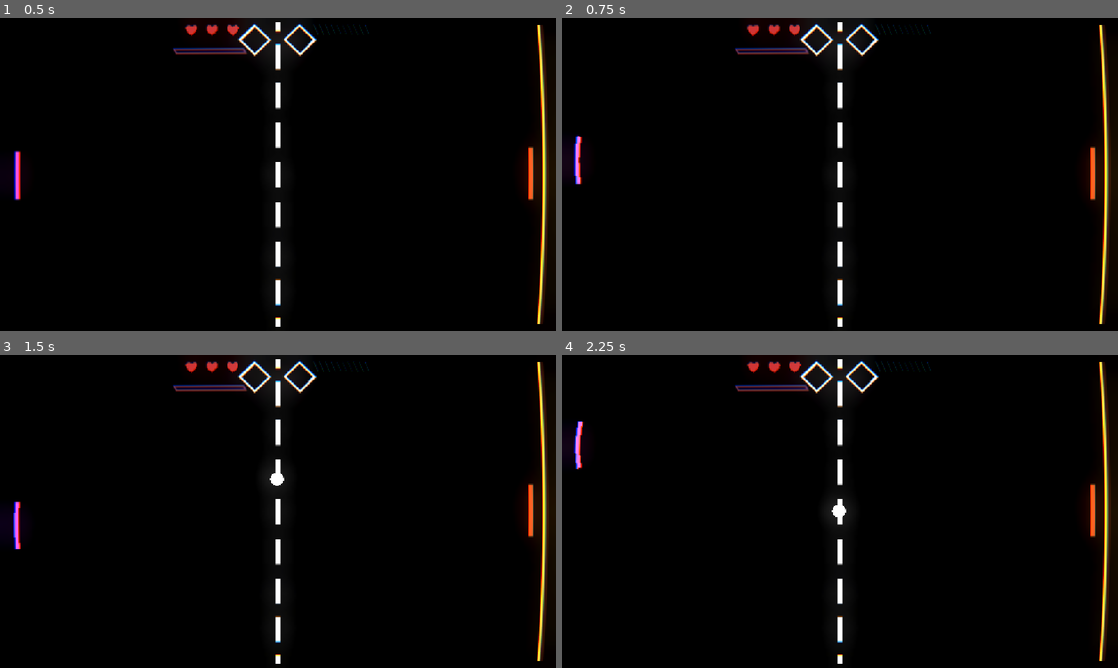
Above: before the commit, frames 1-4 (two rows, left to right).
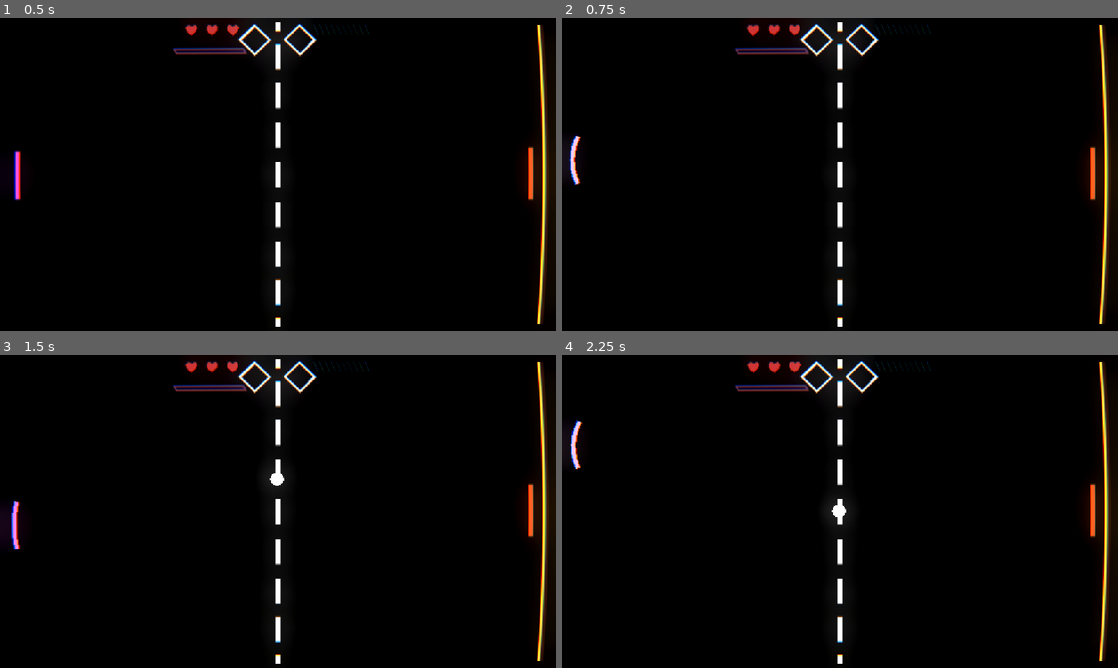
Above: after the commit, the same moments.

Repository: awesomness560/x-treme-pong
Game: Godot game, scene res://main.tscn
Same seed, same stepped clock (60 frames per second), same inputs: the game is played once before the commit and once after it. Sound files missing from this copy of the repository are replaced by a short silence.
Inputs (mouse positions are in pixels of both pictures, inside the frame that each line leads up to):
- Up to frame 1 (0.5 s): no input
- Up to frame 2 (0.75 s): tap Enter at 0.5 s; move the mouse to (962, 158) at 0.52 s; hold Shift (charge_up) from 0.53 s (still down); click (962, 158) at 0.67 s
- Up to frame 3 (1.5 s): move the mouse to (166, 527) at 1.27 s; release Shift (charge_up) at 1.28 s; hold S (paddle_down) from 1.28 s (still down); click (166, 527) at 1.42 s
- Up to frame 4 (2.25 s): tap Space at 2 s; move the mouse to (895, 442) at 2.02 s; release S (paddle_down) at 2.03 s; hold Shift (charge_up) from 2.03 s (still down); click (895, 442) at 2.17 s

Frame 1 is identical in both runs. In frame 2, 0.3% of the frame differs, in the area x 1-4%, y 37-54%; in frame 3, 0.2%; in frame 4, 0.3%.

Commit message:
Upgrades done

Diff:
--- a/Autoload/game_state.gd
+++ b/Autoload/game_state.gd
@@ -60,6 +60,25 @@
 ## Fires only on an actual hit (not on healing) — take_damage above is the
 ## boss/border's damage signal, this one is the player's.
 signal player_damaged
+## Dummy for now — nothing actually ends the game on this yet. Wherever a
+## hit would drop player_health to 0 or below should emit this instead of
+## (or alongside) whatever placeholder it does today; real game-over
+## behaviour hooks in here later.
+signal game_over
+
+## True until Last Stand consumes it to survive one lethal hit this run.
+var _last_stand_available := false
+
+func grant_last_stand() -> void:
+	_last_stand_available = true
+
+## Call wherever a hit is about to take player_health to 0 or below. Returns
+## true (and consumes the save) if that hit should be survived instead.
+func consume_last_stand() -> bool:
+	if not _last_stand_available:
+		return false
+	_last_stand_available = false
+	return true
 
 var ball: Ball
 var player: Paddle
@@ -69,6 +88,7 @@
 var cut_in : UltCutIn
 var ui : UI
 var border : Border
+var paddle_flex : PaddleFlex
 
 var combo_multiplier : float = 1.0
 var ball_ignited : bool = false
@@ -88,10 +108,31 @@
 ## Charge per second right now, smoothed. Drives the edge spark.
 var ult_rate := 0.0
 
-var player_health = 3 :
+## The run's current health cap. Second Wind's own heal cap and the "should
+## we offer it" check in upgrades_ui.gd both read this instead of a
+## hardcoded 3, so an upgrade like Glass Cannon can actually lower it.
+var max_player_health := 3
+
+var player_health = max_player_health :
 	set (value):
 		player_health = value
 		player_health_changed.emit()
 
+## Multiplies every point of damage dealt to the boss, from any source
+## (border hits, ult breaks, event-triggered upgrades like Combustion) —
+## see deal_damage() below. Upgrades that boost "all damage" raise this
+## instead of touching each damage source individually.
+var damage_multiplier := 1.0
+
+func deal_damage(amount: float) -> void:
+	take_damage.emit(amount * damage_multiplier)
+
+## Additive bonus applied to every new boss's base `skill`, and the
+## cumulative multiplier applied to every new border's base
+## `starting_health` — both grow every round via _scale_round() below.
+var boss_skill_bonus := 0.0
+var boss_health_multiplier := 1.0
+
 func _scale_round() -> void:
-	pass
+	boss_skill_bonus += 0.2
+	boss_health_multiplier *= 1.3
--- a/Autoload/upgrades.gd
+++ b/Autoload/upgrades.gd
@@ -16,14 +16,27 @@
 ## Every upgrade that can be rolled. Heal is deliberately not here — the UI
 ## spawns it directly instead of drawing it from the pool.
 const CATALOG : Array[Script] = [
-	preload("res://Upgrades/low_flashpoint.gd"),
-	preload("res://Upgrades/heavy_hand.gd"),
-	preload("res://Upgrades/higher_ceiling.gd"),
 	preload("res://Upgrades/kindle.gd"),
-	preload("res://Upgrades/unstable_combo.gd"),
+	preload("res://Upgrades/momentum.gd"),
+	preload("res://Upgrades/ricochet.gd"),
+	preload("res://Upgrades/combustion.gd"),
+	preload("res://Upgrades/wide_swing.gd"),
+	preload("res://Upgrades/glass_cannon.gd"),
+	preload("res://Upgrades/pierce.gd"),
+	preload("res://Upgrades/tough.gd"),
+	preload("res://Upgrades/fever.gd"),
+	preload("res://Upgrades/last_stand.gd"),
+	preload("res://Upgrades/refund.gd"),
+	preload("res://Upgrades/primed.gd"),
 ]
 
 const HEAL_SCRIPT : Script = preload("res://Upgrades/heal.gd")
+
+@export_group("Testing")
+## Forces this upgrade into the first slot of every roll (as long as it's
+## still in the pool), so you can pick it deliberately and verify it works.
+## The rest of the offer still rolls normally. Leave null for normal play.
+@export var force_upgrade : Script
 
 var _pool : Array[Script] = []
 
@@ -45,6 +58,11 @@
 func roll(count: int) -> Array[Script]:
 	var picks : Array[Script] = []
 	var available := _pool.duplicate()
+
+	if force_upgrade != null and available.has(force_upgrade):
+		picks.append(force_upgrade)
+		available.erase(force_upgrade)
+		count -= 1
 
 	for i in count:
 		if available.is_empty():
--- /dev/null
+++ b/Autoload/upgrades.tscn
@@ -0,0 +1,6 @@
+[gd_scene format=3 uid="uid://cnpnoptd1ess3"]
+
+[ext_resource type="Script" uid="uid://b32i7g47vnwr3" path="res://Autoload/upgrades.gd" id="1_gkdcr"]
+
+[node name="Upgrades" type="Node" unique_id=114319057]
+script = ExtResource("1_gkdcr")
--- a/Scripts/player_lose.gd
+++ b/Scripts/player_lose.gd
@@ -3,6 +3,15 @@
 
 
 func _on_body_entered(body: Node2D) -> void:
-	if body is Ball:
-		GameState.player_health -= 1
-		GameState.player_damaged.emit()
+	if not body is Ball:
+		return
+
+	var next_health : float = GameState.player_health - 1
+	if next_health <= 0 and GameState.consume_last_stand():
+		next_health = 1
+
+	GameState.player_health = next_health
+	GameState.player_damaged.emit()
+
+	if GameState.player_health <= 0:
+		GameState.game_over.emit()
--- a/UI/upgrades_ui.gd
+++ b/UI/upgrades_ui.gd
@@ -18,7 +18,7 @@
 	for card in get_children():
 		card.queue_free()
 
-	if GameState.player_health < 3:
+	if GameState.player_health < GameState.max_player_health:
 		_add_card(Upgrades.HEAL_SCRIPT)
 		for script in Upgrades.roll(2):
 			_add_card(script)
--- /dev/null
+++ b/Upgrades/combustion.gd
@@ -0,0 +1,21 @@
+class_name UpgradeCombustion
+extends Upgrade
+
+## Stays alive and reacts to ignition for the rest of the run, rather than
+## doing a one-shot stat change on pick.
+const ID := "combustion"
+const DISPLAY_NAME := "Combustion"
+const DESCRIPTION := "Igniting the ball instantly damages the border, scaled by speed."
+const CATEGORY := GameState.UPGRADE_CATAGORY.HEAT
+const RARITY := GameState.UPGRADE_RARITY.LEGENDARY
+const TAGS : Array[String] = ["ignition", "border", "damage"]
+
+const BASE_DAMAGE := 2.0
+
+func activate() -> void:
+	GameState.ball.ignited_changed.connect(_on_ignited_changed)
+
+func _on_ignited_changed(ignited: bool) -> void:
+	if not ignited:
+		return
+	GameState.deal_damage(BASE_DAMAGE * GameState.ball.get_speed_ratio())
--- /dev/null
+++ b/Upgrades/fever.gd
@@ -0,0 +1,30 @@
+class_name UpgradeFever
+extends Upgrade
+
+## Stays alive and reacts to health for the rest of the run, toggling its
+## own multiplicative contribution in and out so it stacks safely with
+## anything else touching GameState.damage_multiplier (e.g. Glass Cannon).
+const ID := "fever"
+const DISPLAY_NAME := "Fever"
+const DESCRIPTION := "At 1 HP, damage +150%."
+const CATEGORY := GameState.UPGRADE_CATAGORY.ENDURANCE
+const RARITY := GameState.UPGRADE_RARITY.RARE
+const TAGS : Array[String] = ["risk", "health", "damage"]
+
+const MULTIPLIER := 2.5 # +150%
+
+var _active := false
+
+func activate() -> void:
+	GameState.player_health_changed.connect(_on_health_changed)
+	_on_health_changed()
+
+func _on_health_changed() -> void:
+	var should_be_active : bool = true if GameState.player_health == 1 else false
+	if should_be_active == _active:
+		return
+	_active = should_be_active
+	if _active:
+		GameState.damage_multiplier *= MULTIPLIER
+	else:
+		GameState.damage_multiplier /= MULTIPLIER
--- /dev/null
+++ b/Upgrades/glass_cannon.gd
@@ -0,0 +1,15 @@
+class_name UpgradeGlassCannon
+extends Upgrade
+
+const ID := "glass_cannon"
+const DISPLAY_NAME := "Glass Cannon"
+const DESCRIPTION := "All damage +75%, max HP -1."
+const CATEGORY := GameState.UPGRADE_CATAGORY.STRIKE
+const RARITY := GameState.UPGRADE_RARITY.RARE
+const TAGS : Array[String] = ["risk", "damage", "health"]
+
+func activate() -> void:
+	GameState.damage_multiplier *= 1.75
+	GameState.max_player_health -= 1
+	# Current HP can't sit above the new, lower cap.
+	GameState.player_health = mini(GameState.player_health, GameState.max_player_health)
--- a/Upgrades/heal.gd
+++ b/Upgrades/heal.gd
@@ -11,4 +11,4 @@
 const TAGS : Array[String] = ["health"]
 
 func activate() -> void:
-	GameState.player_health = mini(GameState.player_health + 1, 3)
+	GameState.player_health = mini(GameState.player_health + 1, GameState.max_player_health)
--- a/Upgrades/heavy_hand.gd
+++ /dev/null
@@ -1,12 +0,0 @@
-class_name UpgradeHeavyHand
-extends Upgrade
-
-const ID := "heavy_hand"
-const DISPLAY_NAME := "Heavy Hand"
-const DESCRIPTION := "Smash damage multiplier +15%."
-const CATEGORY := GameState.UPGRADE_CATAGORY.STRIKE
-const RARITY := GameState.UPGRADE_RARITY.COMMON
-const TAGS : Array[String] = ["smash", "damage"]
-
-func activate() -> void:
-	GameState.ball.smash_factor *= 1.15
--- a/Upgrades/higher_ceiling.gd
+++ /dev/null
@@ -1,12 +0,0 @@
-class_name UpgradeHigherCeiling
-extends Upgrade
-
-const ID := "higher_ceiling"
-const DISPLAY_NAME := "Higher Ceiling"
-const DESCRIPTION := "Tap speed cap +20%."
-const CATEGORY := GameState.UPGRADE_CATAGORY.ENDURANCE
-const RARITY := GameState.UPGRADE_RARITY.RARE
-const TAGS : Array[String] = ["tap", "speed"]
-
-func activate() -> void:
-	GameState.ball.tap_ceiling = minf(GameState.ball.tap_ceiling * 1.2, 1.0)
--- a/Upgrades/kindle.gd
+++ b/Upgrades/kindle.gd
@@ -3,12 +3,10 @@
 
 const ID := "kindle"
 const DISPLAY_NAME := "Kindle"
-const DESCRIPTION := "Meter gain from smashes +20%."
+const DESCRIPTION := "Meter gain +50%."
 const CATEGORY := GameState.UPGRADE_CATAGORY.ULTIMATE
 const RARITY := GameState.UPGRADE_RARITY.COMMON
-const TAGS : Array[String] = ["ultimate", "perfect"]
+const TAGS : Array[String] = ["ultimate"]
 
 func activate() -> void:
-	GameState.ult_charge_manager.smash_low *= 1.2
-	GameState.ult_charge_manager.smash_high *= 1.2
-	GameState.ult_charge_manager.perfect_high *= 1.2
+	GameState.ult_charge_manager.gain_multiplier *= 1.5
--- /dev/null
+++ b/Upgrades/last_stand.gd
@@ -0,0 +1,12 @@
+class_name UpgradeLastStand
+extends Upgrade
+
+const ID := "last_stand"
+const DISPLAY_NAME := "Last Stand"
+const DESCRIPTION := "Survive one lethal hit per run."
+const CATEGORY := GameState.UPGRADE_CATAGORY.ENDURANCE
+const RARITY := GameState.UPGRADE_RARITY.LEGENDARY
+const TAGS : Array[String] = ["health", "ultimate", "risk"]
+
+func activate() -> void:
+	GameState.grant_last_stand()
--- a/Upgrades/low_flashpoint.gd
+++ /dev/null
@@ -1,12 +0,0 @@
-class_name UpgradeLowFlashpoint
-extends Upgrade
-
-const ID := "low_flashpoint"
-const DISPLAY_NAME := "Low Flashpoint"
-const DESCRIPTION := "Ignition speed threshold -10%."
-const CATEGORY := GameState.UPGRADE_CATAGORY.HEAT
-const RARITY := GameState.UPGRADE_RARITY.COMMON
-const TAGS : Array[String] = ["ignition"]
-
-func activate() -> void:
-	GameState.ball.ignite_min_ratio = maxf(GameState.ball.ignite_min_ratio - 0.1, 0.0)
--- /dev/null
+++ b/Upgrades/momentum.gd
@@ -0,0 +1,12 @@
+class_name UpgradeMomentum
+extends Upgrade
+
+const ID := "momentum"
+const DISPLAY_NAME := "Momentum"
+const DESCRIPTION := "Taps add 2x more speed."
+const CATEGORY := GameState.UPGRADE_CATAGORY.HEAT
+const RARITY := GameState.UPGRADE_RARITY.COMMON
+const TAGS : Array[String] = ["tap", "speed"]
+
+func activate() -> void:
+	GameState.ball.tap_speed_gain *= 2.0
--- /dev/null
+++ b/Upgrades/pierce.gd
@@ -0,0 +1,12 @@
+class_name UpgradePierce
+extends Upgrade
+
+const ID := "pierce"
+const DISPLAY_NAME := "Pierce"
+const DESCRIPTION := "25% of smashes pass straight through the boss paddle."
+const CATEGORY := GameState.UPGRADE_CATAGORY.STRIKE
+const RARITY := GameState.UPGRADE_RARITY.LEGENDARY
+const TAGS : Array[String] = ["smash", "border"]
+
+func activate() -> void:
+	GameState.ball.pierce_chance += 0.25
--- /dev/null
+++ b/Upgrades/primed.gd
@@ -0,0 +1,17 @@
+class_name UpgradePrimed
+extends Upgrade
+
+## Stays alive and reacts to next_round for the rest of the run, rather than
+## doing a one-shot stat change on pick.
+const ID := "primed"
+const DISPLAY_NAME := "Primed"
+const DESCRIPTION := "Start every round with your ultimate armed."
+const CATEGORY := GameState.UPGRADE_CATAGORY.ULTIMATE
+const RARITY := GameState.UPGRADE_RARITY.LEGENDARY
+const TAGS : Array[String] = ["ultimate"]
+
+func activate() -> void:
+	GameState.next_round.connect(_arm)
+
+func _arm() -> void:
+	GameState.ult_charge_manager.arm()
--- /dev/null
+++ b/Upgrades/refund.gd
@@ -0,0 +1,12 @@
+class_name UpgradeRefund
+extends Upgrade
+
+const ID := "refund"
+const DISPLAY_NAME := "Refund"
+const DESCRIPTION := "Half your meter returns after firing."
+const CATEGORY := GameState.UPGRADE_CATAGORY.ULTIMATE
+const RARITY := GameState.UPGRADE_RARITY.RARE
+const TAGS : Array[String] = ["ultimate"]
+
+func activate() -> void:
+	GameState.ult_charge_manager.refund_on_spend_fraction += 0.5
--- /dev/null
+++ b/Upgrades/ricochet.gd
@@ -0,0 +1,12 @@
+class_name UpgradeRicochet
+extends Upgrade
+
+const ID := "ricochet"
+const DISPLAY_NAME := "Ricochet"
+const DESCRIPTION := "Every wall bounce adds speed to the ball."
+const CATEGORY := GameState.UPGRADE_CATAGORY.HEAT
+const RARITY := GameState.UPGRADE_RARITY.RARE
+const TAGS : Array[String] = ["wall", "speed"]
+
+func activate() -> void:
+	GameState.ball.wall_bounce_speed_gain += 100.0
--- /dev/null
+++ b/Upgrades/tough.gd
@@ -0,0 +1,13 @@
+class_name UpgradeTough
+extends Upgrade
+
+const ID := "tough"
+const DISPLAY_NAME := "Tough"
+const DESCRIPTION := "Max HP +1, and heal 1."
+const CATEGORY := GameState.UPGRADE_CATAGORY.ENDURANCE
+const RARITY := GameState.UPGRADE_RARITY.COMMON
+const TAGS : Array[String] = ["health"]
+
+func activate() -> void:
+	GameState.max_player_health += 1
+	GameState.player_health += 1
--- a/Upgrades/unstable_combo.gd
+++ /dev/null
@@ -1,19 +0,0 @@
-class_name UpgradeUnstableCombo
-extends Upgrade
-
-## Stays alive and reacts to ignition for the rest of the run, rather than
-## doing a one-shot stat change on pick. Proves out that pathway.
-const ID := "unstable_combo"
-const DISPLAY_NAME := "Unstable Combo"
-const DESCRIPTION := "Ignition boosts your combo multiplier while it lasts."
-const CATEGORY := GameState.UPGRADE_CATAGORY.HEAT
-const RARITY := GameState.UPGRADE_RARITY.LEGENDARY
-const TAGS : Array[String] = ["ignition", "risk"]
-
-const BOOST := 0.5
-
-func activate() -> void:
-	GameState.ball.ignited_changed.connect(_on_ignited_changed)
-
-func _on_ignited_changed(ignited: bool) -> void:
-	GameState.combo_multiplier += BOOST if ignited else -BOOST
--- /dev/null
+++ b/Upgrades/wide_swing.gd
@@ -0,0 +1,13 @@
+class_name UpgradeWideSwing
+extends Upgrade
+
+const ID := "wide_swing"
+const DISPLAY_NAME := "Wide Swing"
+const DESCRIPTION := "Swing window +50%, perfect window +30%."
+const CATEGORY := GameState.UPGRADE_CATAGORY.STRIKE
+const RARITY := GameState.UPGRADE_RARITY.COMMON
+const TAGS : Array[String] = ["smash", "perfect"]
+
+func activate() -> void:
+	GameState.paddle_flex.smash_window *= 1.5
+	GameState.paddle_flex.perfect_window *= 1.3
--- a/ball.gd
+++ b/ball.gd
@@ -86,6 +86,15 @@
 var _serve_point := Vector2.ZERO
 var _entrance_tween: Tween
 
+## Extra speed added on every top/bottom wall bounce. 0 (default) is the
+## base game's behaviour — Ricochet is the only thing that raises this.
+var wall_bounce_speed_gain := 0.0
+
+## Chance a smash phases straight through the boss paddle instead of
+## bouncing off it. 0 (default) is the base game's behaviour — Pierce is
+## the only thing that raises this.
+var pierce_chance := 0.0
+
 var ignited := false
 var ignitable := false
 
@@ -291,10 +300,18 @@
 		_hit_border(collider)
 	elif collider is EnemyPaddle and _grace_timer > 0.0:
 		pass # Just cracked the border: pass through the boss's paddle.
+	elif collider is EnemyPaddle and _pending_factor > 1.0 and randf() < pierce_chance:
+		# Pierce: this smash phases straight through instead of bouncing.
+		_pending_factor = 0.0
+		_last_event = "PIERCE"
+		_set_enemy_solid(false)
+		_enemy_resolidify_pending = true
+		_grace_timer = border_grace_time
 	elif (collider is Paddle or collider is EnemyPaddle) and absf(normal.x) > 0.5:
 		_bounce_off_paddle(collision)
 	else:
 		_direction = _direction.bounce(normal)
+		_speed = minf(_speed + wall_bounce_speed_gain, max_speed)
 		SoundManager.play_pong()
 
 # --- Border ---
@@ -304,7 +321,7 @@
 		_break_border(border)
 		return
 
-	var damage := _compute_damage()
+	var damage := _compute_damage() * GameState.damage_multiplier
 	_speed = start_speed
 	_pending_factor = 0.0
 	_grace_timer = border_grace_time
@@ -324,15 +341,16 @@
 	_speed = start_speed
 	_pending_factor = 0.0
 	_grace_timer = border_grace_time
-	_last_event = "ULT BREAK (%.2f dmg)" % ult_break_damage
+	var damage := ult_break_damage * GameState.damage_multiplier
+	_last_event = "ULT BREAK (%.2f dmg)" % damage
 	_set_ignited(false)
 	_update_ignitable()
 	GameState.last_hit_was_smash = false
 	GameState.last_hit_perfect = false
 
-	GameState.take_damage.emit(ult_break_damage)
+	GameState.take_damage.emit(damage)
 	GameState.ult_impact.emit()
-	border_broken.emit(border, ult_break_damage)
+	border_broken.emit(border, damage)
 
 func _compute_damage() -> float:
 	# Exponential from base to max across the speed range, then capped.
--- a/border.tscn
+++ b/border.tscn
@@ -37,6 +37,7 @@
 
 [node name="Border" type="StaticBody2D" unique_id=1802476433 node_paths=PackedStringArray("visuals") groups=["Border"]]
 script = ExtResource("1_ujjr2")
+starting_health = 5.0
 visuals = NodePath("Visuals")
 
 [node name="Visuals" type="ColorRect" parent="." unique_id=201100292]
--- a/main.tscn
+++ b/main.tscn
@@ -112,7 +112,6 @@
 
 [node name="UltCharge" type="Node" parent="." unique_id=1439744857]
 script = ExtResource("10_4c57u")
-max_charge = 30.0
 
 [node name="UltRunner" type="Node" parent="UltCharge" unique_id=941953470]
 process_mode = 3
--- a/player.tscn
+++ b/player.tscn
@@ -36,8 +36,8 @@
 default_color = Color(1.572, 0.308, 0.852, 1)
 script = ExtResource("2_onrkg")
 player = NodePath("..")
-perfect_window = 0.05
-smash_window = 0.2
+time_to_full = 0.15
+smash_window = 0.35
 
 [node name="HitArea" type="Area2D" parent="Paddle" unique_id=1268401425]
 
--- a/project.godot
+++ b/project.godot
@@ -22,8 +22,8 @@
 [autoload]
 
 GameState="*uid://ceop5y1toprwb"
-Upgrades="*uid://b32i7g47vnwr3"
 SoundManager="*uid://bsu56thitdbsu"
+Upgrades="*uid://cnpnoptd1ess3"
 
 [display]
 
--- a/round_manager.gd
+++ b/round_manager.gd
@@ -68,6 +68,7 @@
 	if boss_scene == null:
 		return
 	var boss := boss_scene.instantiate() as EnemyPaddle
+	boss.skill += GameState.boss_skill_bonus
 	# Tell it not to fight the tween with its own positioning until settle().
 	boss.entering = true
 	add_child(boss)
@@ -82,6 +83,10 @@
 	if border_scene == null:
 		return
 	var border := border_scene.instantiate() as Border
+	# _ready() (fired by add_child below) reads starting_health into health
+	# synchronously, so this has to land before that or the multiplier misses
+	# it entirely — same class of bug as the popup's mouse_filter ordering.
+	border.starting_health *= GameState.boss_health_multiplier
 	add_child(border)
 	border.global_position = _border_rest_position + spawn_offset
 	var tween := create_tween()
--- a/smash.gd
+++ b/smash.gd
@@ -62,6 +62,7 @@
 var _pulse_phase := 0.0
 
 func _ready() -> void:
+	GameState.paddle_flex = self
 	_update_points()
 	GameState.ball.paddle_hit.connect(_on_paddle_hit)
 	GameState.ult_armed_changed.connect(_on_armed_changed)
--- a/ult_charge.gd
+++ b/ult_charge.gd
@@ -36,6 +36,13 @@
 
 var _rate_accum := 0.0
 var _smoothed_rate := 0.0
+
+## Multiplies every meter award, from any source. 1.0 (default) is the base
+## game's behaviour — Kindle is the only thing that raises this.
+var gain_multiplier := 1.0
+## Fraction of a full bar left over right after firing, instead of draining
+## to 0. 0.0 (default) is the base game's behaviour — Refund raises this.
+var refund_on_spend_fraction := 0.0
 
 func _ready() -> void:
 	var ball := GameState.ball
@@ -97,12 +104,21 @@
 func spend() -> bool:
 	if not GameState.ult_armed:
 		return false
-	charge = 0.0
+	charge = max_charge * clampf(refund_on_spend_fraction, 0.0, 1.0)
 	GameState.ult_armed = false
 	GameState.ult_armed_changed.emit(false)
 	GameState.ult_spent.emit()
 	_push()
 	return true
+
+## Force the bar full and armed — Primed calls this at the start of every
+## round instead of waiting for actual charge to accumulate.
+func arm() -> void:
+	charge = max_charge
+	_push()
+	if not GameState.ult_armed:
+		GameState.ult_armed = true
+		GameState.ult_armed_changed.emit(true)
 
 # --- Internals ---
 
@@ -110,6 +126,7 @@
 	if amount <= 0.0 or GameState.ult_armed:
 		return # Overflow while armed is wasted: fire it.
 
+	amount *= gain_multiplier
 	var before := charge
 	charge = minf(charge + amount, max_charge)
 	var gained := charge - before
Not shown, added: Upgrades/combustion.gd.uid
Not shown, added: Upgrades/fever.gd.uid
Not shown, added: Upgrades/glass_cannon.gd.uid
Not shown, removed: Upgrades/heavy_hand.gd.uid
Not shown, removed: Upgrades/higher_ceiling.gd.uid
Not shown, added: Upgrades/last_stand.gd.uid
Not shown, removed: Upgrades/low_flashpoint.gd.uid
Not shown, added: Upgrades/momentum.gd.uid
Not shown, added: Upgrades/pierce.gd.uid
Not shown, added: Upgrades/ricochet.gd.uid
Not shown, added: Upgrades/tough.gd.uid
Not shown, removed: Upgrades/unstable_combo.gd.uid
(and 1 more such lines)
